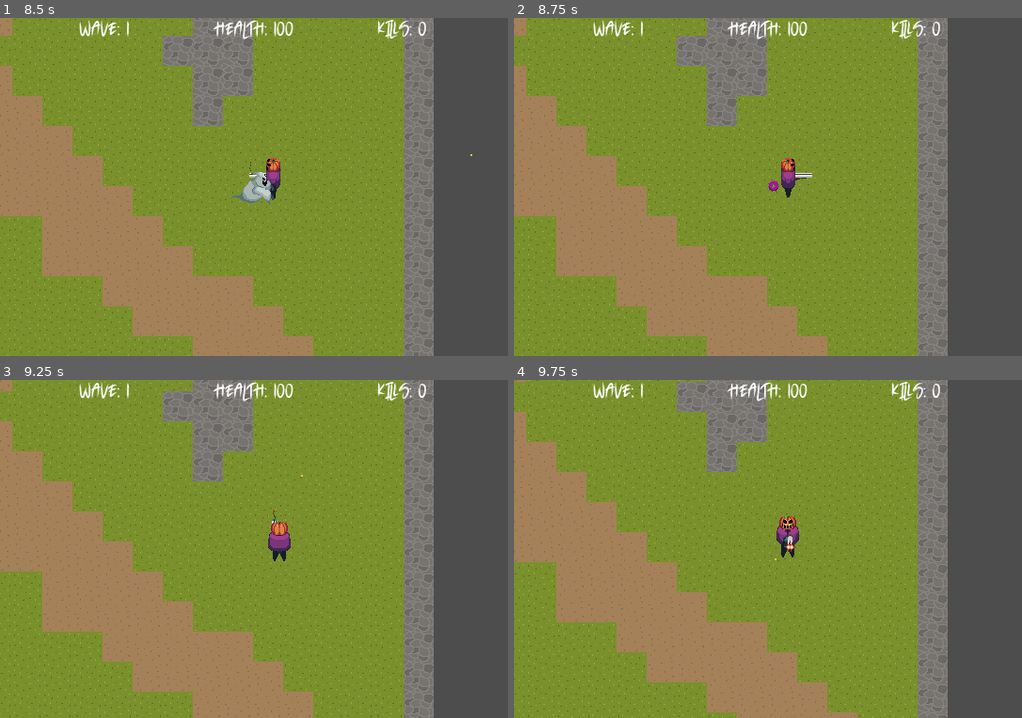
Above: before the commit, frames 1-4 (two rows, left to right).
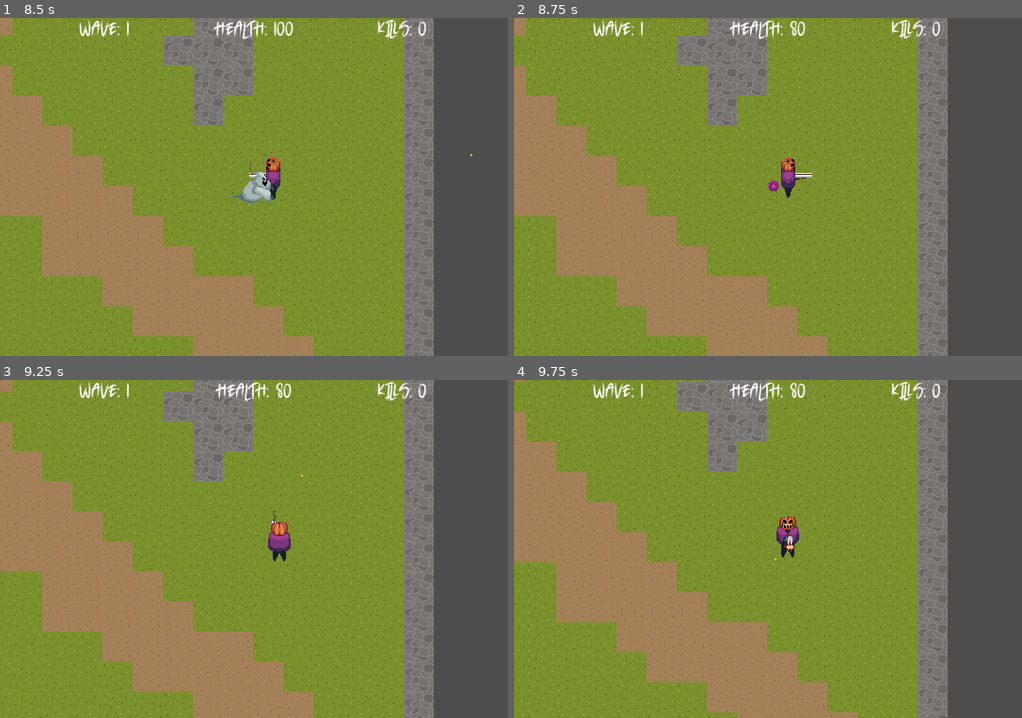
Above: after the commit, the same moments.

Repository: joshuardecker/eternal-harvest
Game: Godot game, scene res://Start/start.tscn
The game is run twice, just before and just after one commit, with the same random seed, the same clock (stepped at 60 frames per second) and the same inputs.
Inputs (mouse positions are in pixels of both pictures, inside the frame that each line leads up to):
- Up to frame 1 (8.5 s): click "Start Game" at 0.5 s; tap Enter at 1.25 s; move the mouse to (365, 170) at 1.27 s; hold D (right) 1.28-2.03 s; click (365, 170) at 1.35 s; move the mouse to (152, 203) at 2.02 s; hold S (down) 2.03-2.78 s; click (152, 203) at 2.1 s; move the mouse to (304, 112) at 2.77 s; hold D (right) 2.78-3.53 s; click (304, 112) at 2.85 s; move the mouse to (228, 254) at 3.52 s; hold W (up) 3.53-4.28 s; click (228, 254) at 3.6 s; move the mouse to (406, 237) at 4.27 s; hold A (left) 4.28-5.78 s; click (406, 237) at 4.35 s; move the mouse to (101, 136) at 5.02 s; click (101, 136) at 5.1 s; move the mouse to (279, 187) at 5.77 s; hold S (down) 5.78-6.53 s; click (279, 187) at 5.85 s; move the mouse to (177, 102) at 6.52 s; hold D (right) 6.53-7.28 s; click (177, 102) at 6.6 s; move the mouse to (365, 170) at 7.27 s; hold W (up) 7.28-8.03 s; click (365, 170) at 7.35 s; move the mouse to (152, 203) at 8.02 s; hold D (right) from 8.03 s (still down); click (152, 203) at 8.1 s
- Up to frame 2 (8.75 s): keep holding D (right)
- Up to frame 3 (9.25 s): move the mouse to (304, 474) at 8.77 s; release D (right) at 8.78 s; hold S (down) from 8.78 s (still down); click (304, 474) at 8.85 s
- Up to frame 4 (9.75 s): move the mouse to (742, 616) at 9.52 s; release S (down) at 9.53 s; hold A (left) from 9.53 s (still down); click (742, 616) at 9.6 s

Frame 1 is identical in both runs. In frame 2, 0.4% of the frame differs, in the area x 42-58%, y 0-7%; in frame 3, 0.5%; in frame 4, 0.4%.
Error after the commit: Invalid assignment of property or key 'text' with value of type 'String' on a base object of type 'null instance'. (res://UI/hud.gd:48)

Commit message:
Uses the game manager to find stats

Diff:
--- a/UI/hud.gd
+++ b/UI/hud.gd
@@ -5,16 +5,30 @@
 
 @onready var wave_num_label = $CenterContainer/HBoxContainer/WaveNumber
 @onready var player_health_label = $CenterContainer/HBoxContainer/PlayerHealth
-@onready var kill_amount_label = $CenterContainer/HBoxContainer/KillAmount
+@onready var score_label = $CenterContainer/HBoxContainer/Score
 
 var wave_num: int = 0
-var kill_amount: int = 0
+var score: int = 0
+
+var stats_manager: StatsManager
 
 func _ready():
+	stats_manager = get_tree().get_first_node_in_group("StatsManager")
+
+	# If the stats manager could not be loaded.
+	if not stats_manager:
+		push_error("The HUD could not find the stats manager!")
+
+	stats_manager.connect("new_player_score", update_score)
+	stats_manager.connect("new_player_health", update_player_health)
+	# TODO: add currency part to hud
+	#stats_manager.connect("new_player_currency")
+
 	# Load a ghost spawner, that way the hud has a source of information
 	# of when the next wave has spawned.
 	var some_spawner = get_tree().get_first_node_in_group("GhostSpawner")
 
+	# If a ghost spawner could not be found.
 	if not some_spawner:
 		push_error("The HUD could not load a ghost spawner!")
 
@@ -29,15 +43,15 @@
 	player_health_label.text = "Health: " + str(floor(amount))
 
 # Increases the displayed kill counter by 1.
-func update_kill_amount():
-	kill_amount += 1
-	kill_amount_label.text = "Kills: " + str(kill_amount)
+func update_score(amount: int):
+	score = amount
+	score_label.text = "Score: " + str(score)
 
 # Full reset of whats saved and displayed.
 func reset():
 	wave_num = 0
-	kill_amount = 0
+	score = 0
 
 	wave_num_label.text = "Wave: Soon!"
 	player_health_label.text = "Health: 100"
-	kill_amount_label.text = "Kills: 0"
+	score_label.text = "Score: 0"
